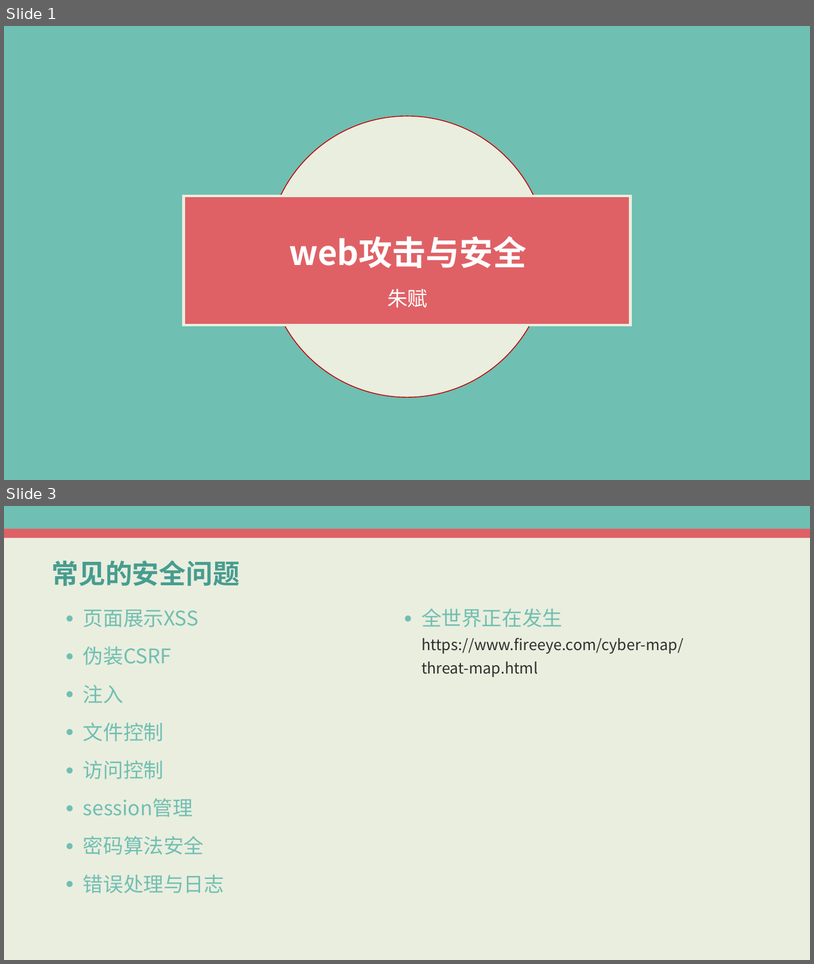
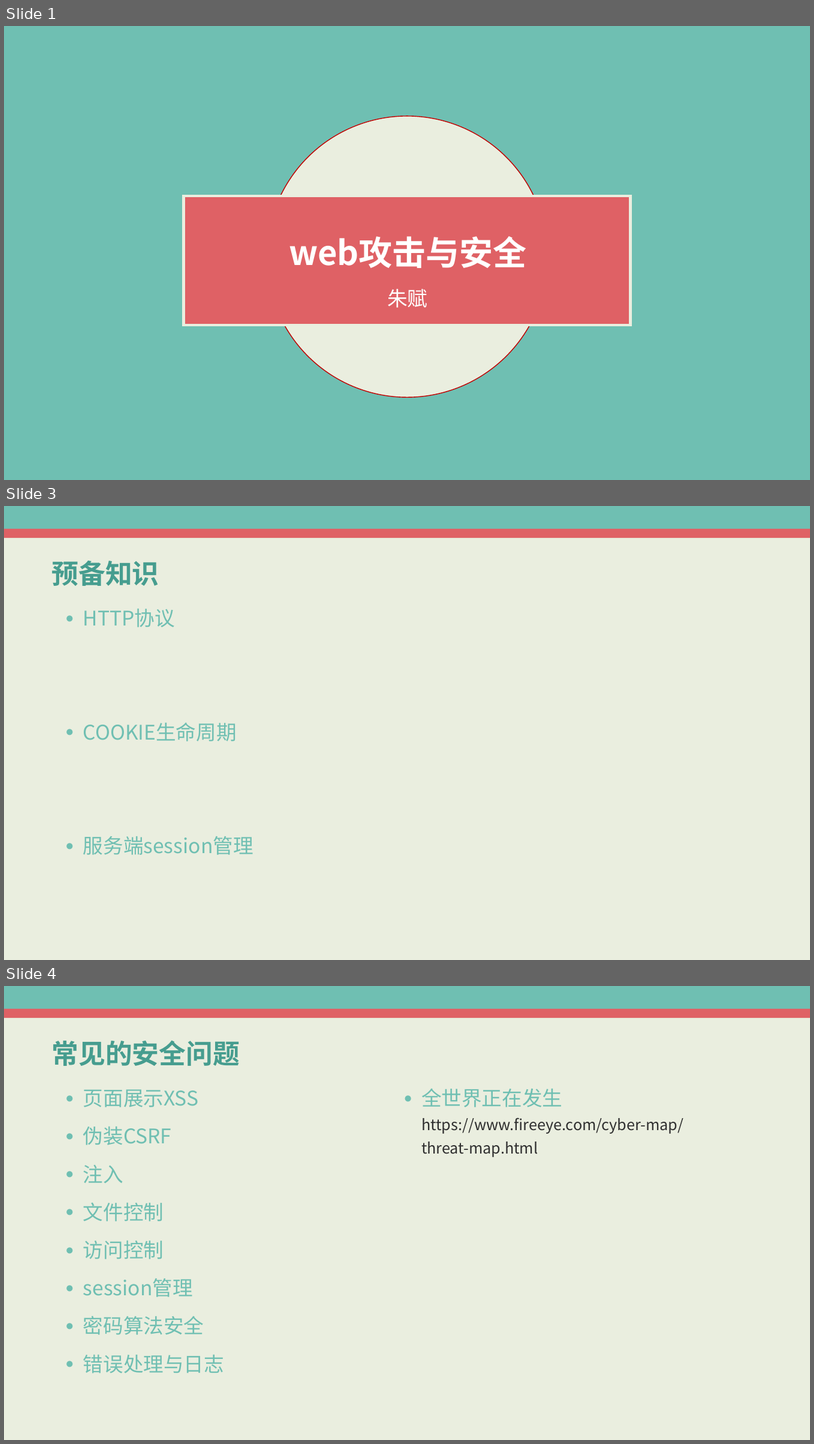
Before and after one commit to ptzhuf/websecuredemo, a slide deck: web攻击与安全.pptx. Shown one above the other, each under a label of ours: slides 1 and 3 before the commit, slides 1, 3 and 4 after it; the slides between them are not shown. The pictures are 814x964 and 814x1444 pixels, drawn with LibreOffice and Linux fonts; fonts in the diff are those of the drawing. Boxes give left, top, right and bottom in pixels: in the first picture for what was removed or moved away, otherwise in the second. Text is boxed around its words. In the diff, an @@ line names an element or a change of style, - is before the commit and + after.

Commit message:
增加预备知识

```diff
--- a/web攻击与安全.pptx
+++ b/web攻击与安全.pptx
@@ slide 3 added at [4, 506, 810, 960], background #FFFFFF; not listed: 3 template elements that a slide beside it also shows @@
@@ title added at [51, 561, 159, 586], 32 pt, text #469D8F, bold @@
+预备知识
@@ text added at [83, 609, 254, 855], 24 pt, text #6FBFB2 @@
+● HTTP协议
+● COOKIE生命周期
+● 服务端session管理
@@ what was slide 3 is now slide 4 @@
```
Also in this commit, not shown: 1 slide changed.
